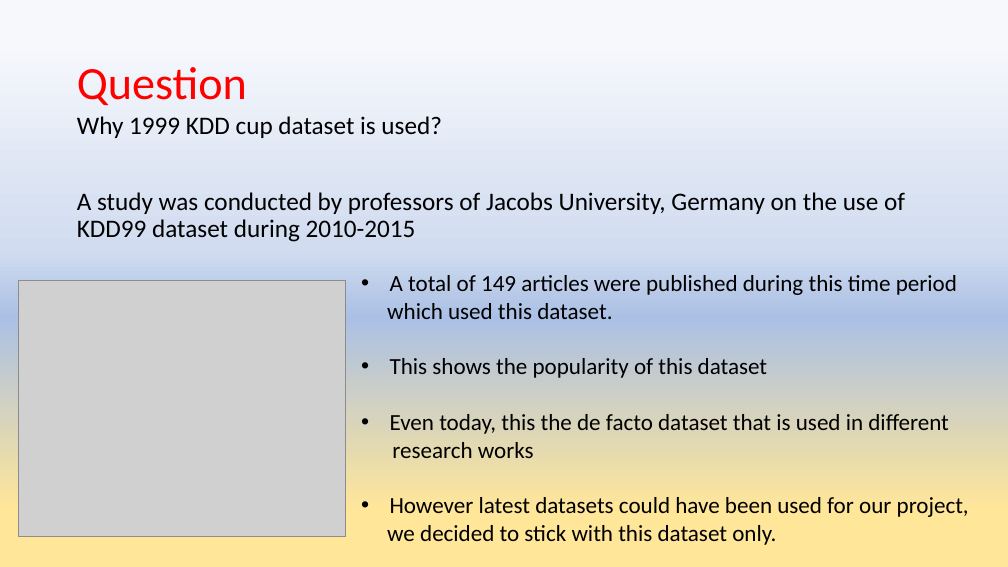
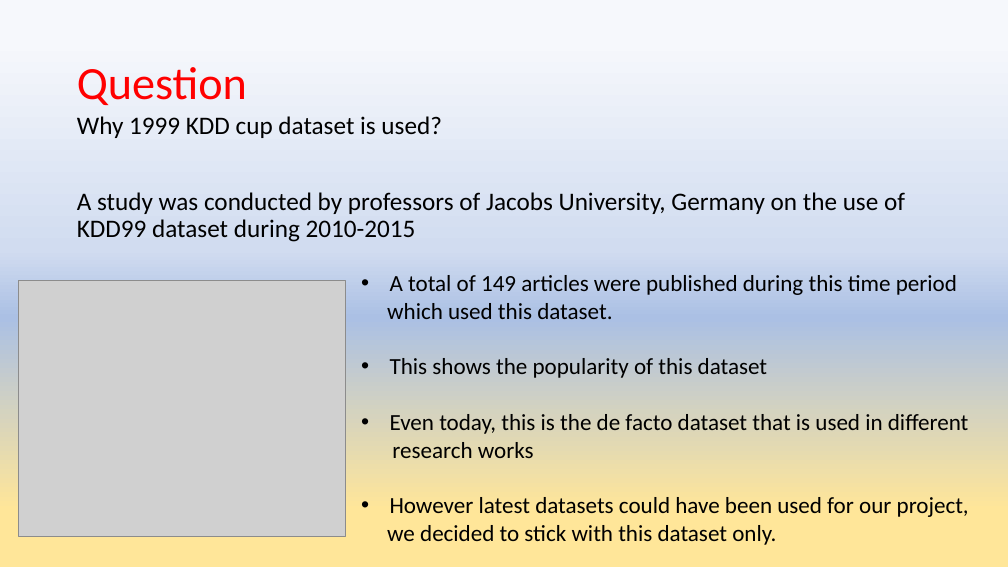
Before and after one commit to anujshr15/-MINOR-PROJECT--Intrusion-Detection-System-, a slide deck: slide 16 of Minor Project presentation.pptx. Drawn at 1008x567 pixels with LibreOffice and Linux fonts; fonts in the diff are those of the drawing; grey boxes stand for pictures. Boxes give left, top, right and bottom in pixels: in the first picture for what was removed or moved away, otherwise in the second. Text is boxed around its words. In the diff, an @@ line names an element or a change of style, - is before the commit and + after.

Commit message:
spelling correction

```diff
--- a/Minor Project presentation.pptx
+++ b/Minor Project presentation.pptx
@@ text at box(390, 414, 969, 434): text changed @@
-• Even today, this the de facto dataset that is used in different
+• Even today, this is the de facto dataset that is used in different
```
Also in this commit, not shown: 1 other slide changed.
